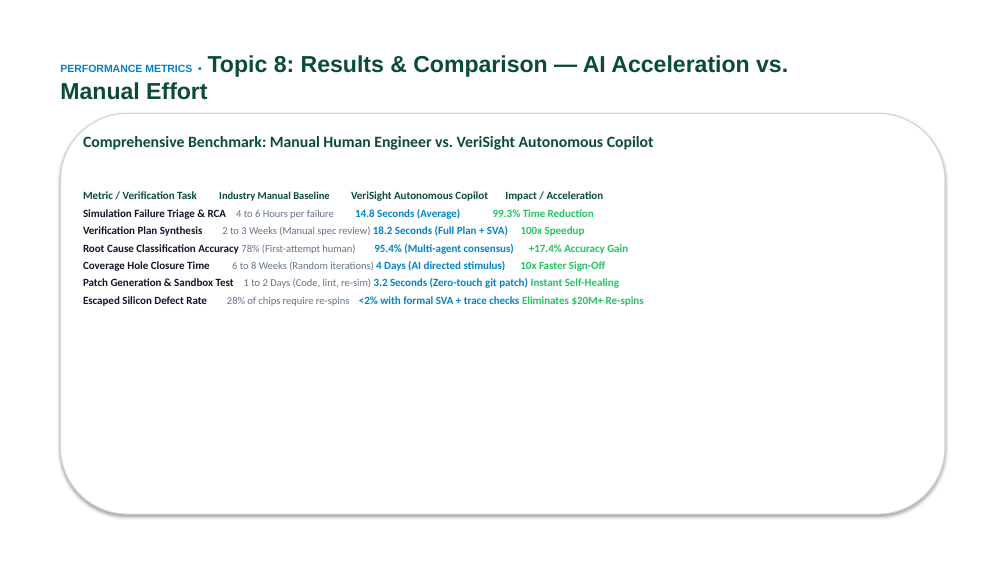
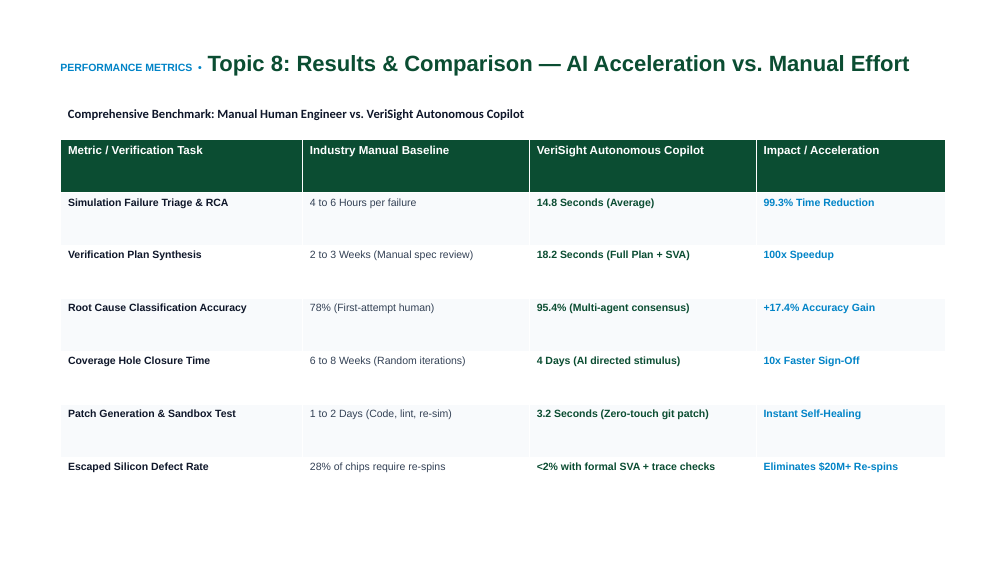
Before and after one commit to KITTUV03/VeriSight, a slide deck: slide 11 of VeriSight_Investor_Presentation.pptx. Drawn at 1008x567 pixels with LibreOffice and Linux fonts; fonts in the diff are those of the drawing; background and template pictures are left out. Boxes give left, top, right and bottom in pixels: in the first picture for what was removed or moved away, otherwise in the second. Text is boxed around its words. In the diff, an @@ line names an element or a change of style, - is before the commit and + after.

```diff
--- a/VeriSight_Investor_Presentation.pptx
+++ b/VeriSight_Investor_Presentation.pptx
@@ text "PERFORMANCE METRICS • Topic 8: ..." at box(60, 55, 910, 76): size 22 to 21 pt in "Topic 8: Results & Comparison — AI ..." @@
@@ rounded rectangle removed at box(60, 113, 945, 514) @@
@@ text added at box(68, 109, 524, 120), 12 pt, text #0F172A, bold @@
+Comprehensive Benchmark: Manual Human Engineer vs. VeriSight Autonomous Copilot
@@ table added at box(60, 140, 945, 510), 7 rows, 4 columns @@
+Metric / Verification Task | Industry Manual Baseline | VeriSight Autonomous Copilot | Impact / Acceleration
+Simulation Failure Triage & RCA | 4 to 6 Hours per failure | 14.8 Seconds (Average) | 99.3% Time Reduction
+Verification Plan Synthesis | 2 to 3 Weeks (Manual spec review) | 18.2 Seconds (Full Plan + SVA) | 100x Speedup
+Root Cause Classification Accuracy | 78% (First-attempt human) | 95.4% (Multi-agent consensus) | +17.4% Accuracy Gain
+Coverage Hole Closure Time | 6 to 8 Weeks (Random iterations) | 4 Days (AI directed stimulus) | 10x Faster Sign-Off
+Patch Generation & Sandbox Test | 1 to 2 Days (Code, lint, re-sim) | 3.2 Seconds (Zero-touch git patch) | Instant Self-Healing
+Escaped Silicon Defect Rate | 28% of chips require re-spins | <2% with formal SVA + trace checks | Eliminates $20M+ Re-spins
@@ text removed at box(83, 136, 654, 306) @@
-Comprehensive Benchmark: Manual Human Engineer vs. VeriSight Autonomous Copilot
-Metric / Verification Task Industry Manual Baseline VeriSight Autonomous Copilot Impact / Acceleration
-Simulation Failure Triage & RCA 4 to 6 Hours per failure 14.8 Seconds (Average) 99.3% Time Reduction
-Verification Plan Synthesis 2 to 3 Weeks (Manual spec review) 18.2 Seconds (Full Plan + SVA) 100x Speedup
-Root Cause Classification Accuracy 78% (First-attempt human) 95.4% (Multi-agent consensus) +17.4% Accuracy Gain
-Coverage Hole Closure Time 6 to 8 Weeks (Random iterations) 4 Days (AI directed stimulus) 10x Faster Sign-Off
-Patch Generation & Sandbox Test 1 to 2 Days (Code, lint, re-sim) 3.2 Seconds (Zero-touch git patch) Instant Self-Healing
-Escaped Silicon Defect Rate 28% of chips require re-spins <2% with formal SVA + trace checks Eliminates $20M+ Re-spins
```
Also in this commit, not shown: 19 other slides changed, 2 slides added, 2 slides removed, 2 other files.
